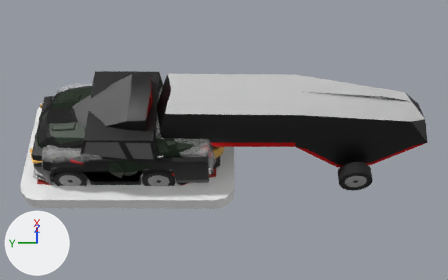
A saved change to the Blender file Assets/Models/Blender/OverdriveTracks.blend.
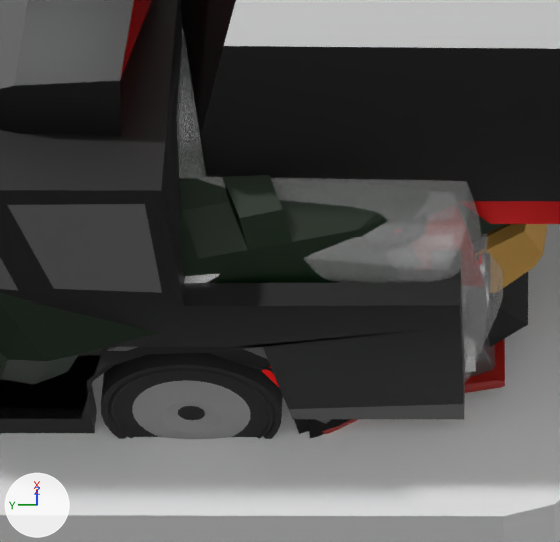
There are two pictures of each version: one from a 50 mm camera at (-4.149, -0.038, 0.212) aimed at (-4.003, -0.038, 0.011), one close up on the part from 28% to 51% of the width and 38% to 73% of the height. Arrows for +X, +Y and +Z are at lower left; the lights stay in place.

In view in the first close-up: 'CarBaseOutline', 'CustomIceWave', 'SuperTruck X52', 'SuperTruck X52 Trailer', 'SupercarBigBang', 'SupercarBoson/Kourai', 'SupercarMammot', 'SupercarShock', 'SupercarSkull', 'Wheels 2'.
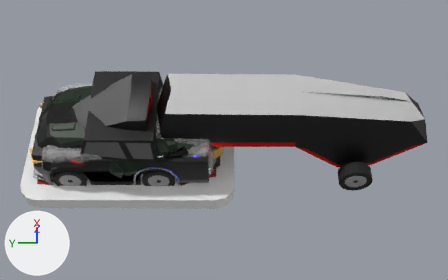
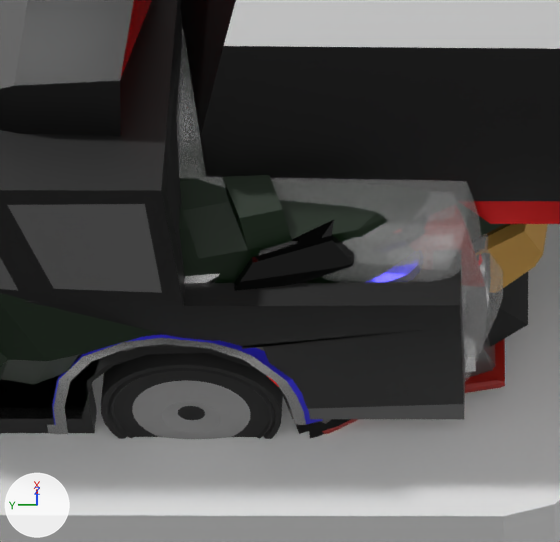
Commit message: Guardian added

Where the change shows, as pixel boxes (x1, y1, x2, y2) in the close-ups (560 x 542 px):
'SupercarGuardian', added (black): after (47, 220, 354, 434)
    faces in mat_accent (black #000000): (234, 220, 354, 291)
    faces in mat_base_001 (grey #9b9b9b): (47, 338, 306, 434)
    faces in mat_base2 (blue #3e38e7): (52, 335, 323, 425)

What changed in the scene script:
```text
Add mat_accent:
    mat_accent = principled_material('Accent')
    mat_accent.base_color = (0.0, 0.0, 0.0)  # black #000000
    mat_accent.roughness = 0.0794
Add mat_base2:
    mat_base2 = principled_material('Base2')
    mat_base2.base_color = (0.0482, 0.0392, 0.8)  # blue #3e38e7
    mat_base2.metallic = 1.0
    mat_base2.roughness = 0.31
Add mat_windscreen_001:
    mat_windscreen_001 = principled_material('Windscreen.001')
    mat_windscreen_001.base_color = (0.209, 0.635, 0.8)  # cyan #7ed1e7
    mat_windscreen_001.roughness = 0.0
Add mat_base_001:
    mat_base_001 = principled_material('Base.001')
    mat_base_001.base_color = (0.327, 0.327, 0.327)  # grey #9b9b9b
    mat_base_001.metallic = 0.778
    mat_base_001.roughness = 0.159
Add me_plane_004:
    me_plane_004.from_pydata(...)  # 756 vertices, 930 faces; spans x -0.0192..0.0191, y -0.0335..0.0372, z 0.0028..0.0244
    # faces by material slot: [278, 260, 74, 318]
    me_plane_004.materials.append(mat_base_001)  # grey #9b9b9b
    me_plane_004.materials.append(mat_base2)  # blue #3e38e7
    me_plane_004.materials.append(mat_windscreen_001)  # cyan #7ed1e7
    me_plane_004.materials.append(mat_accent)  # black #000000
Add ob_supercarguardian:
    ob_supercarguardian = bpy.data.objects.new('SupercarGuardian', me_plane_004)
    ob_supercarguardian.location = (-4.0, 0.0, 0.0)
```
